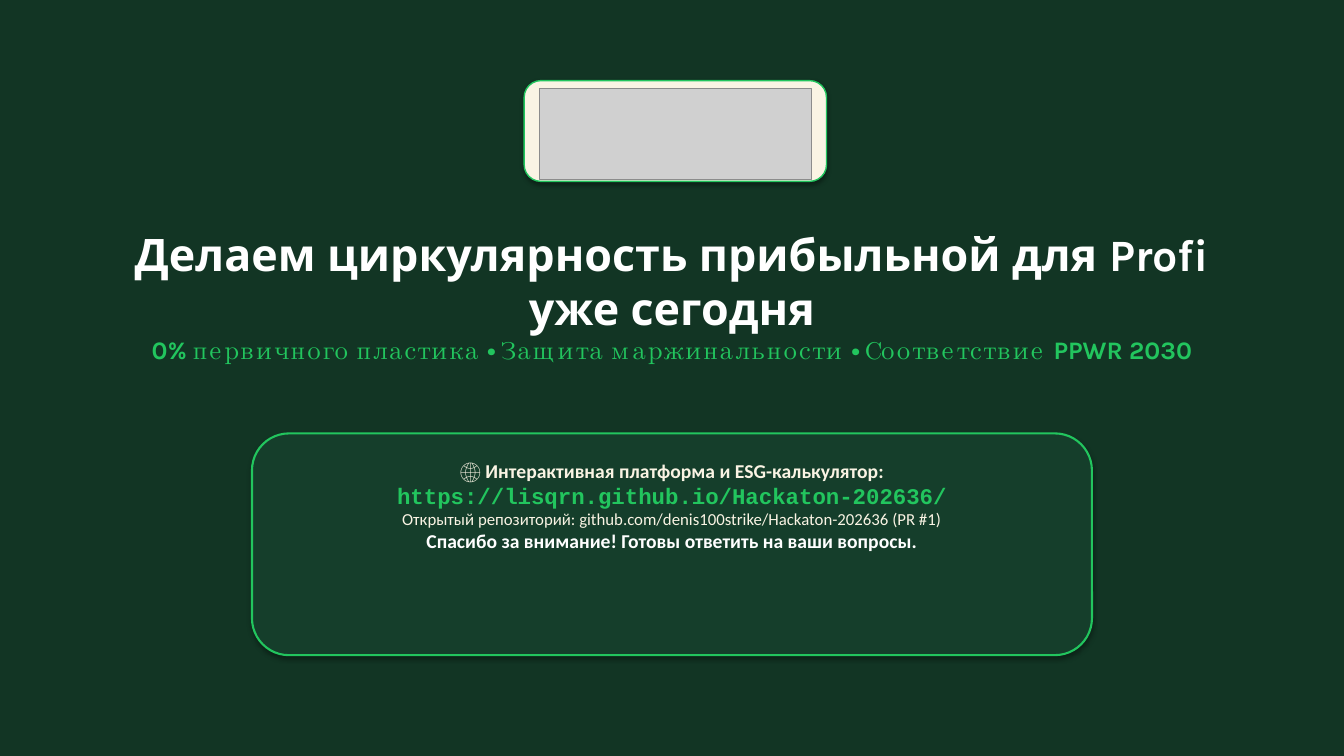
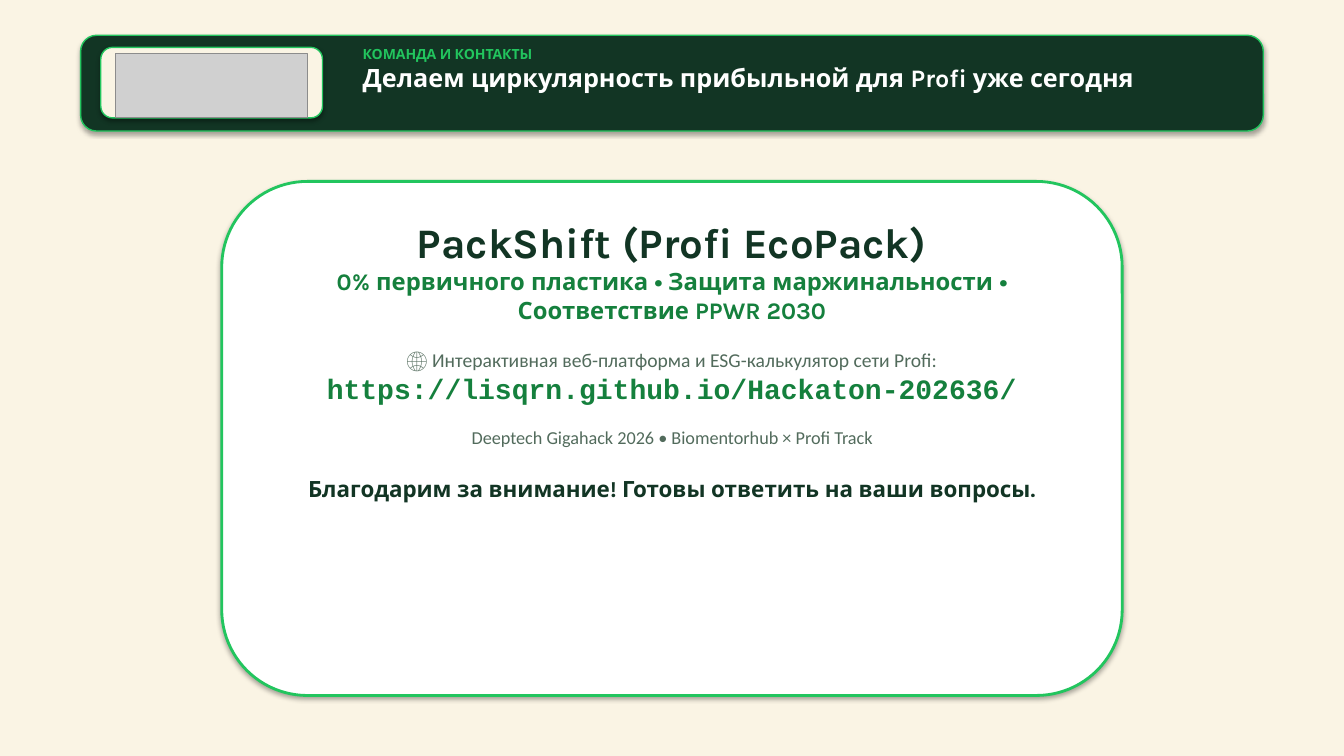
Before and after one commit to lisqrn/Hackaton-202636, a slide deck: slide 8 of PackShift_Profi_Gigahack2026.pptx. Drawn at 1344x756 pixels with LibreOffice and Linux fonts; fonts in the diff are those of the drawing; grey boxes stand for pictures. Boxes give left, top, right and bottom in pixels: in the first picture for what was removed or moved away, otherwise in the second. Text is boxed around its words. In the diff, an @@ line names an element or a change of style, - is before the commit and + after.

Commit message:
style: overhaul presentation and slide deck to 100% match website visual styling and butter-pine brand identity

```diff
--- a/PackShift_Profi_Gigahack2026.pptx
+++ b/PackShift_Profi_Gigahack2026.pptx
@@ rectangle at box(0, 0, 1344, 756): fill #123524 to #FAF4E4; outline #123524 0.75 pt to #FAF4E4 0.75 pt @@
@@ rounded rectangle: place and size @@
-rounded rectangle at box(524, 81, 827, 181)
+rounded rectangle at box(81, 35, 1263, 131)
@@ rounded rectangle at box(81, 35, 1263, 131): fill #FAF4E4 to #123524 @@
@@ rounded rectangle added at box(101, 47, 323, 118), fill #FAF4E4, outline #22C55E 1 pt @@
@@ picture: place and size @@
-picture at box(539, 89, 812, 179)
+picture at box(116, 53, 308, 117)
@@ text added at box(363, 49, 1134, 93), 18 pt, text #FFFFFF, bold @@
+КОМАНДА И КОНТАКТЫ
+Делаем циркулярность прибыльной для Profi уже сегодня
@@ rounded rectangle added at box(222, 181, 1122, 696), fill #FFFFFF, outline #22C55E 2 pt @@
@@ text removed at box(135, 236, 1209, 360) @@
-Делаем циркулярность прибыльной для Profi уже сегодня
-0% первичного пластика • Защита маржинальности • Соответствие PPWR 2030
@@ text "PackShift (Profi EcoPack)": place and size @@
-text "PackShift (Profi EcoPack)" at box(397, 464, 946, 551)
+text "PackShift (Profi EcoPack)" at box(308, 226, 1031, 503)
@@ text at box(337, 226, 993, 370): text changed; size 14 to 17 pt; font Calibri to Karla; text colour #FAF4E4 to #15803D @@
-🌐 Интерактивная платформа и ESG-калькулятор:
+PackShift (Profi EcoPack)
+0% первичного пластика • Защита маржинальности • Соответствие PPWR 2030
+🌐 Интерактивная веб-платформа и ESG-калькулятор сети Profi:
@@ text at box(327, 379, 1017, 405): size 16 to 20 pt, text colour #22C55E to #15803D in "https://lisqrn.github.io/Hackaton-202636/" @@
@@ rounded rectangle removed at box(252, 434, 1092, 655) @@
@@ text at box(308, 431, 1031, 503): text changed; size 12 to 16 pt; font Calibri to Karla; text colour #FAF4E4 to #123524; bold on @@
-Открытый репозиторий: github.com/denis100strike/Hackaton-202636 (PR #1)
-Спасибо за внимание! Готовы ответить на ваши вопросы.
+Deeptech Gigahack 2026 • Biomentorhub × Profi Track
+Благодарим за внимание! Готовы ответить на ваши вопросы.
```
Also in this commit, not shown: 7 other slides changed, 4 other files.
